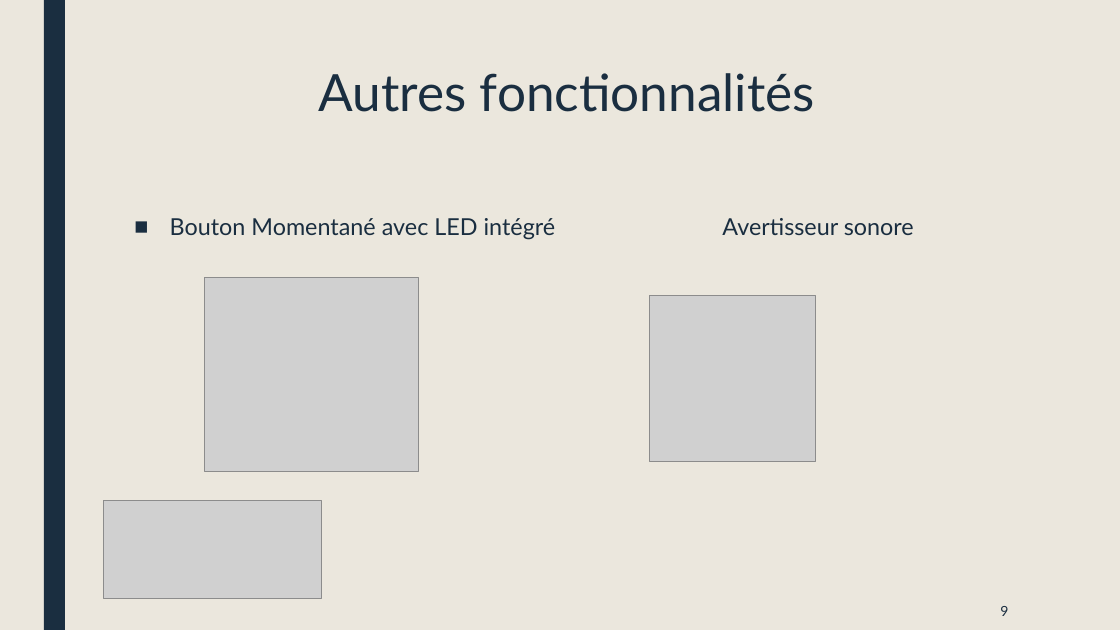
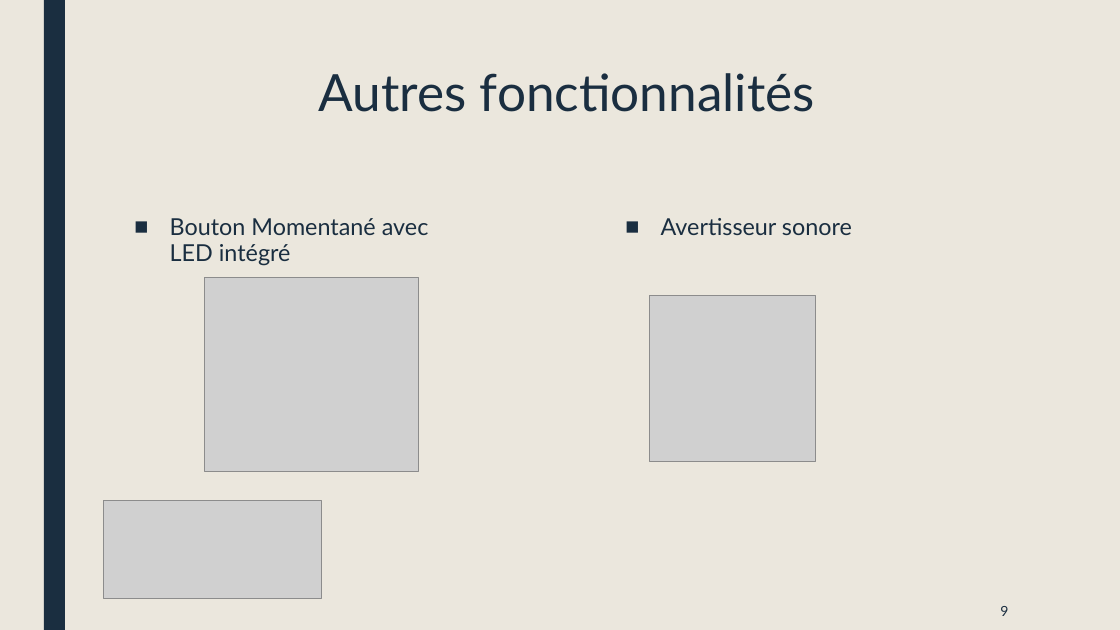
Before and after one commit to JombartOlivier/Isenprotect, a slide deck: slide 9 of Présentation/Présentation 27_02_2018.pptx. Drawn at 1120x630 pixels with LibreOffice and Linux fonts; fonts in the diff are those of the drawing; grey boxes stand for pictures. Boxes give left, top, right and bottom in pixels: in the first picture for what was removed or moved away, otherwise in the second. Text is boxed around its words. In the diff, an @@ line names an element or a change of style, - is before the commit and + after.

Commit message:
Update presentation

```diff
--- a/Présentation/Présentation 27_02_2018.pptx
+++ b/Présentation/Présentation 27_02_2018.pptx
@@ text "Bouton Momentané avec LED intégré" at <box>170,218,852,266</box>: columns 1 to 2 @@
@@ text at <box>170,218,852,266</box>: text changed @@
-■ Bouton Momentané avec LED intégré Avertisseur sonore
+■ Bouton Momentané avec LED intégré
+■ Avertisseur sonore
```
Also in this commit, not shown: 4 other slides changed, 1 slide added.
